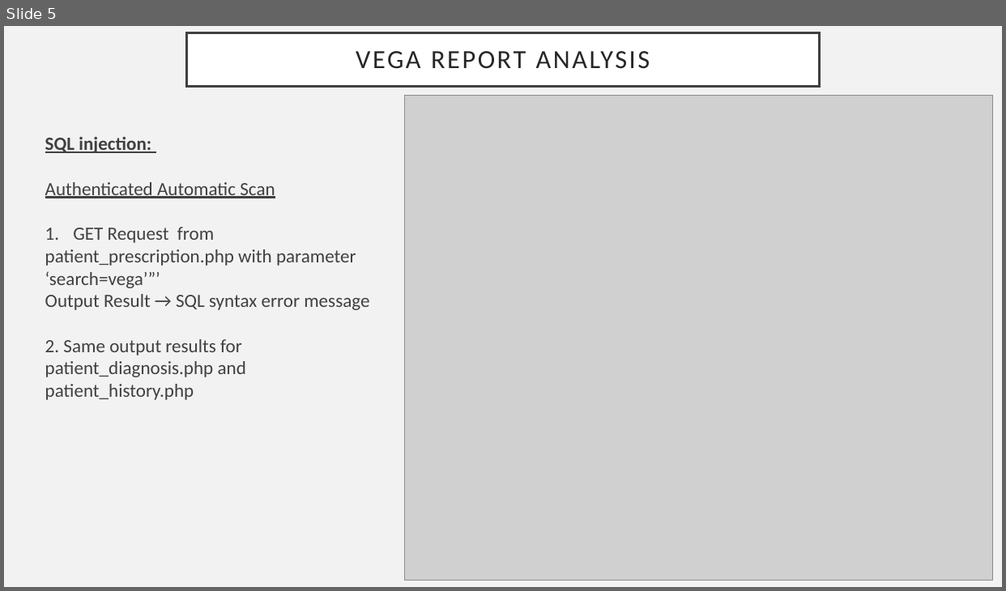
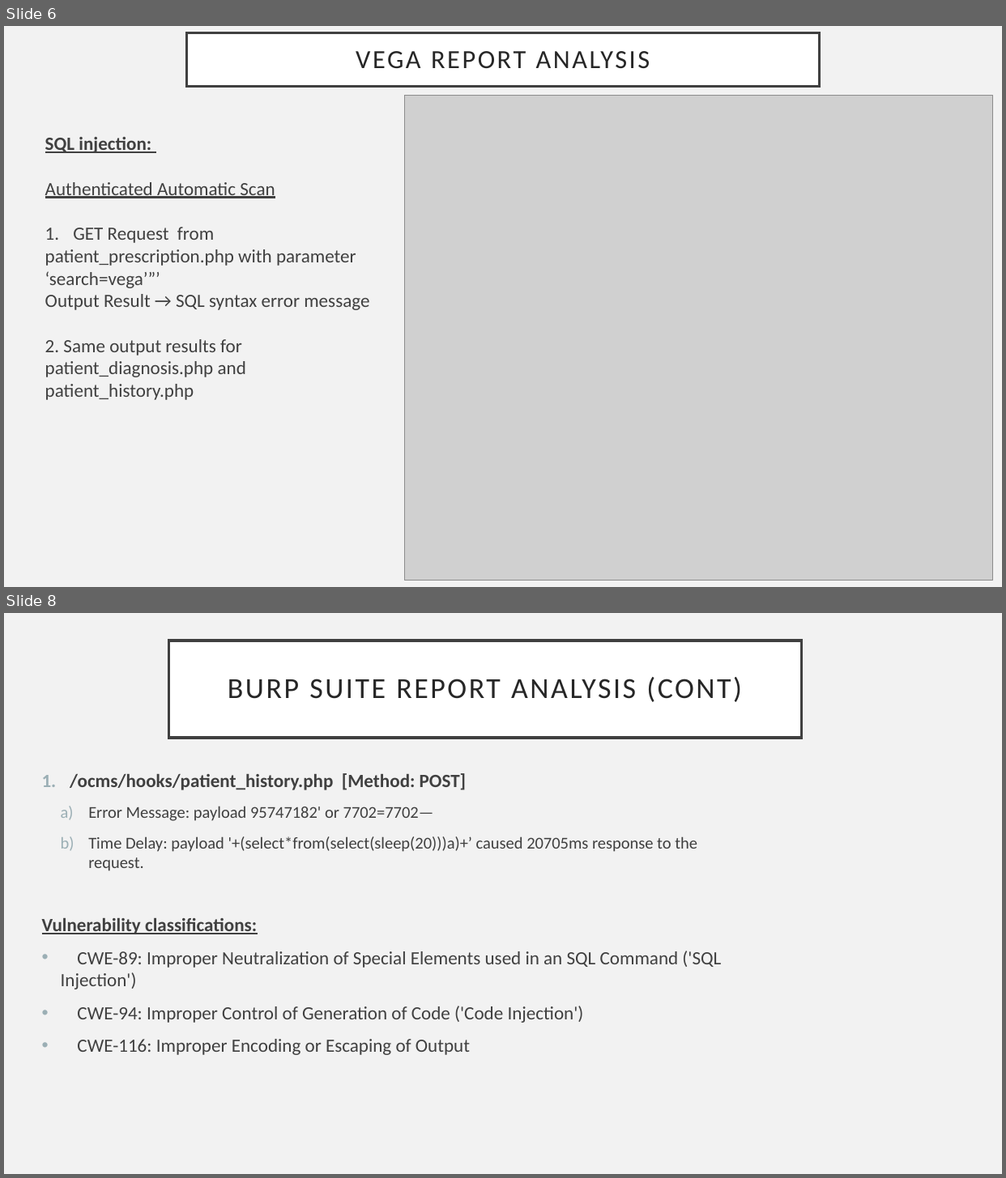
Before and after one commit to ar4f4t/INSE-6140-Project, a slide deck: Presentation Slides/Presentation Slide.pptx. Shown one above the other, each under a label of ours: slide 5 before the commit, slides 6 and 8 after it; the slides between them are not shown. The pictures are 1006x591 and 1006x1178 pixels, drawn with LibreOffice and Linux fonts; fonts in the diff are those of the drawing; grey boxes stand for pictures. Boxes give left, top, right and bottom in pixels: in the first picture for what was removed or moved away, otherwise in the second. Text is boxed around its words. In the diff, an @@ line names an element or a change of style, - is before the commit and + after.

```diff
--- a/Presentation Slides/Presentation Slide.pptx
+++ b/Presentation Slides/Presentation Slide.pptx
@@ slide 8 added at bbox=[4, 613, 1002, 1174], background #F2F2F2 @@
@@ title added at bbox=[168, 641, 801, 738], fill #FFFFFF, outline #404040 2.5 pt, 28 pt, text #262626 @@
+BURP SUITE REPORT ANALYSIS (CONT)
@@ text added at bbox=[42, 773, 721, 1055], 18 pt, text #404040 @@
+1. /ocms/hooks/patient_history.php [Method: POST]
+  a) Error Message: payload 95747182' or 7702=7702—
+  b) Time Delay: payload '+(select*from(select(sleep(20)))a)+’ caused 20705ms response to the request.
+Vulnerability classifications:
+• CWE-89: Improper Neutralization of Special Elements used in an SQL Command ('SQL Injection')
+• CWE-94: Improper Control of Generation of Code ('Code Injection')
+• CWE-116: Improper Encoding or Escaping of Output
@@ what was slide 5 is now slide 6 @@
```
Also in this commit, not shown: 2 slides changed, 4 other slides added, 1 slide removed.
